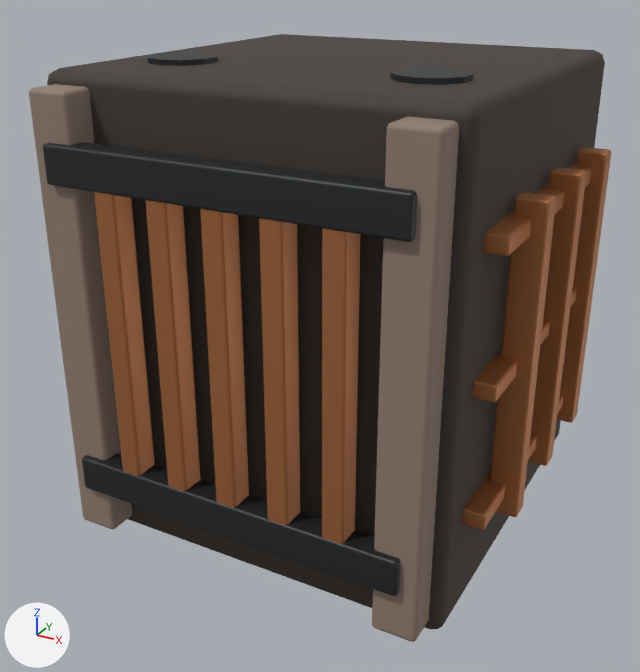
What one commit did to the glTF model godot/campaign/art/structures/refinery-top-1.glb.
Rendered twice from a 50 mm camera at (0.843, -1.651, 1.19) aimed at (-0.028, -0.067, 0.398). Lighting does not change. The marker at lower left points along +X, +Y and +Z. The picture after the commit comes second. Where no turn or scale is listed for an object, it has been applied to the vertices. Vertices at exactly the same position are counted once.

Before the edit, the objects in view are built like this:
```python
me_cube = bpy.data.meshes.new('Cube')
me_cube.from_pydata(...)  # 56 vertices, 108 faces; spans x -0.42..0.42, y -0.42..0.42, z 0.015..0.985
me_cube.materials.append(mat_refinery_0)  # dark grey #554d48
me_cube_001 = bpy.data.meshes.new('Cube.001')
me_cube_001.from_pydata(...)  # 224 vertices, 432 faces; spans x -0.395..0.395, y -0.483..0.483, z 0.04..0.96
me_cube_001.materials.append(mat_refinery_1)  # brown #958275
me_cube_008 = bpy.data.meshes.new('Cube.008')
me_cube_008.from_pydata(...)  # 264 vertices, 504 faces; spans x -0.36..0.36, y -0.498..0.498, z 0.142..0.995
me_cube_008.materials.append(mat_refinery_2)  # dark grey #35383a
ob_refinery_0 = bpy.data.objects.new('refinery_0', me_cube)
ob_refinery_0.location = (0.0, 0.0, 0.0)
ob_refinery_1 = bpy.data.objects.new('refinery_1', me_cube_001)
ob_refinery_1.location = (0.0, 0.0, 0.0)
ob_refinery_2 = bpy.data.objects.new('refinery_2', me_cube_008)
ob_refinery_2.location = (0.0, 0.0, 0.0)
# also in view: 'refinery_3' at (0.0, 0.0, 0.5)
```
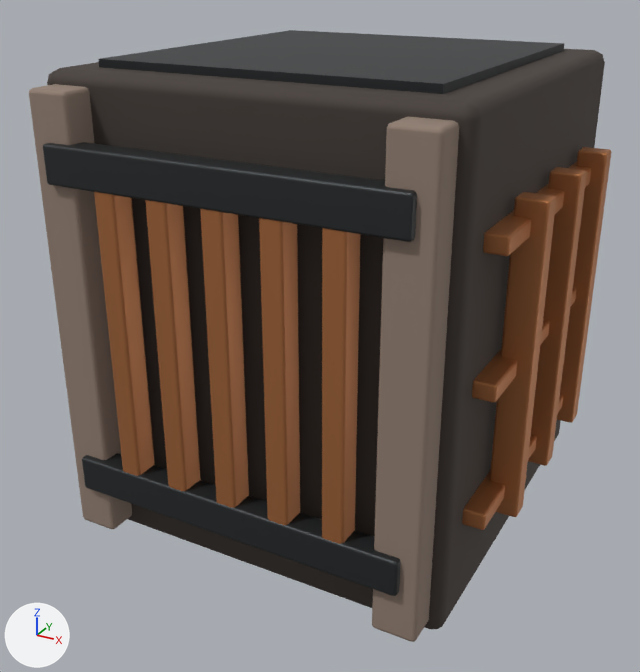
Where the change shows, as pixel boxes (x1, y1, x2, y2) in the pictures (640 x 672 px):
'refinery_2', reshaped: before (43, 52, 474, 596); after (43, 30, 564, 596)
part 1 of me_cube_008, added: after (98, 30, 564, 94)

Diff of the bpy script that builds the scene:
```diff
--- a/godot/campaign/art/structures/refinery-top-1.glb.py
+++ b/godot/campaign/art/structures/refinery-top-1.glb.py
@@ me_cube_008 @@
 # used by ob_refinery_2; location = (0.0, 0.0, 0.0)
-me_cube_008.from_pydata(...)  # 264 vertices, 504 faces; spans x -0.36..0.36, y -0.498..0.498, z 0.142..0.995
+me_cube_008.from_pydata(...)  # 272 vertices, 516 faces; spans x -0.36..0.36, y -0.498..0.498, z 0.0..1.0
+# me_cube_008 part 1: a new loose piece, a box spanning x -0.34..0.34, y -0.35..0.35, z 0.0..1.0, in mat_refinery_2 (dark grey #35383a)
 me_cube_008.materials.append(mat_refinery_2)
```
